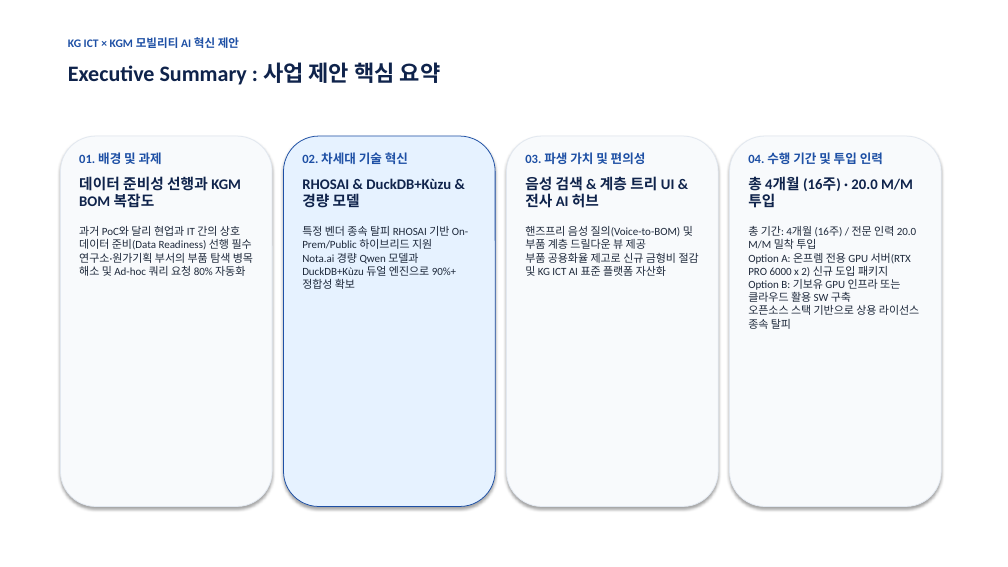
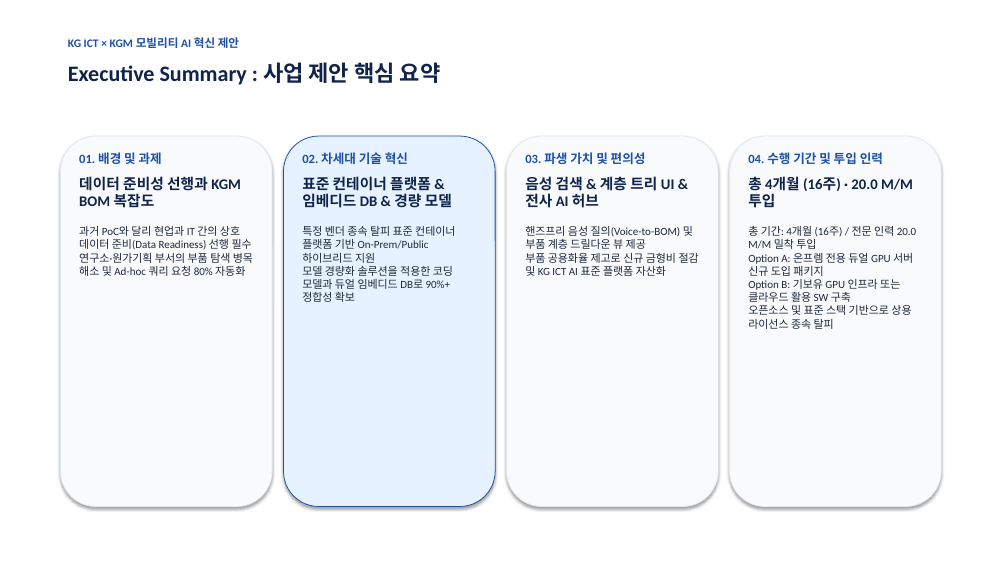
Before and after one commit to kesperinc/aifullstack_issu, a slide deck: slide 2 of docs/kg_ict/2026-11-09_KG_ICT_BOM_AI_Proposal.pptx. Drawn at 1008x567 pixels with LibreOffice and Linux fonts; fonts in the diff are those of the drawing. Boxes give left, top, right and bottom in pixels: in the first picture for what was removed or moved away, otherwise in the second. Text is boxed around its words. In the diff, an @@ line names an element or a change of style, - is before the commit and + after.

```diff
--- a/docs/kg_ict/2026-11-09_KG_ICT_BOM_AI_Proposal.pptx
+++ b/docs/kg_ict/2026-11-09_KG_ICT_BOM_AI_Proposal.pptx
@@ text at (302, 176, 455, 302): text changed @@
-RHOSAI & DuckDB+Kùzu & 경량 모델
-특정 벤더 종속 탈피 RHOSAI 기반 On-Prem/Public 하이브리드 지원
-Nota.ai 경량 Qwen 모델과 DuckDB+Kùzu 듀얼 엔진으로 90%+ 정합성 확보
+표준 컨테이너 플랫폼 & 임베디드 DB & 경량 모델
+특정 벤더 종속 탈피 표준 컨테이너 플랫폼 기반 On-Prem/Public 하이브리드 지원
+모델 경량화 솔루션을 적용한 코딩 모델과 듀얼 임베디드 DB로 90%+ 정합성 확보
@@ text at (748, 226, 916, 329): text changed @@
-총 기간: 4개월 (16주) / 전문 인력 20.0 M/M 밀착 투입
-Option A: 온프렘 전용 GPU 서버(RTX PRO 6000 x 2) 신규 도입 패키지
-Option B: 기보유 GPU 인프라 또는 클라우드 활용 SW 구축
-오픈소스 스택 기반으로 상용 라이선스 종속 탈피
+총 기간: 4개월 (16주) / 전문 인력 20.0 M/M 밀착 투입
+Option A: 온프렘 전용 듀얼 GPU 서버 신규 도입 패키지
+Option B: 기보유 GPU 인프라 또는 클라우드 활용 SW 구축
+오픈소스 및 표준 스택 기반으로 상용 라이선스 종속 탈피
```
Also in this commit, not shown: 3 other slides changed, 10 other files.
